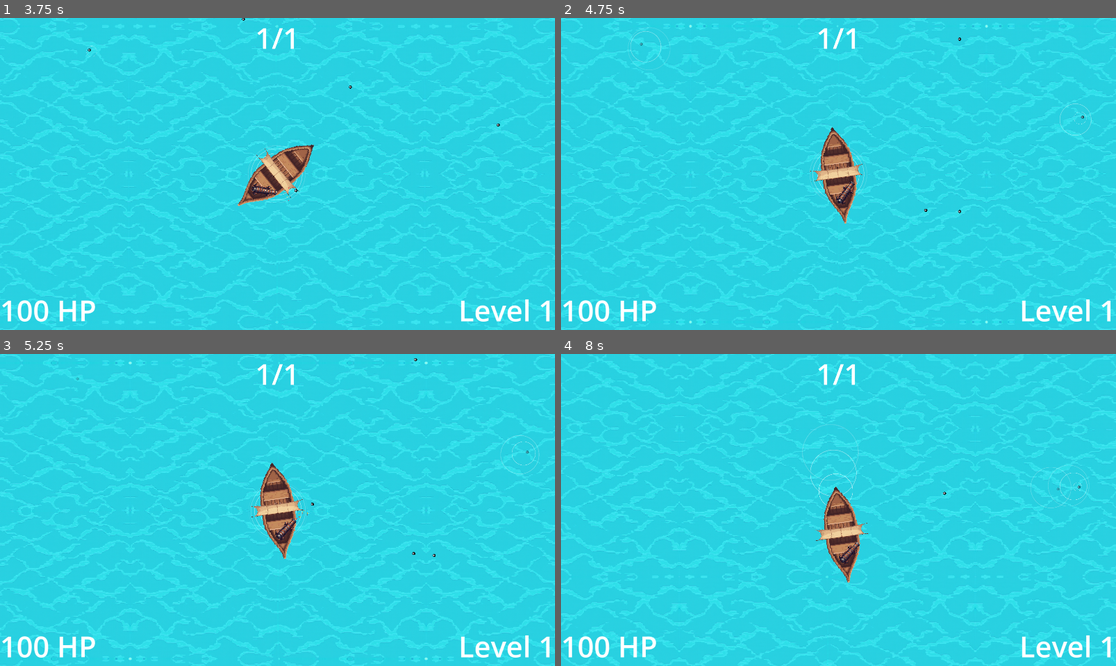
Above: before the commit, frames 1-4 (two rows, left to right).
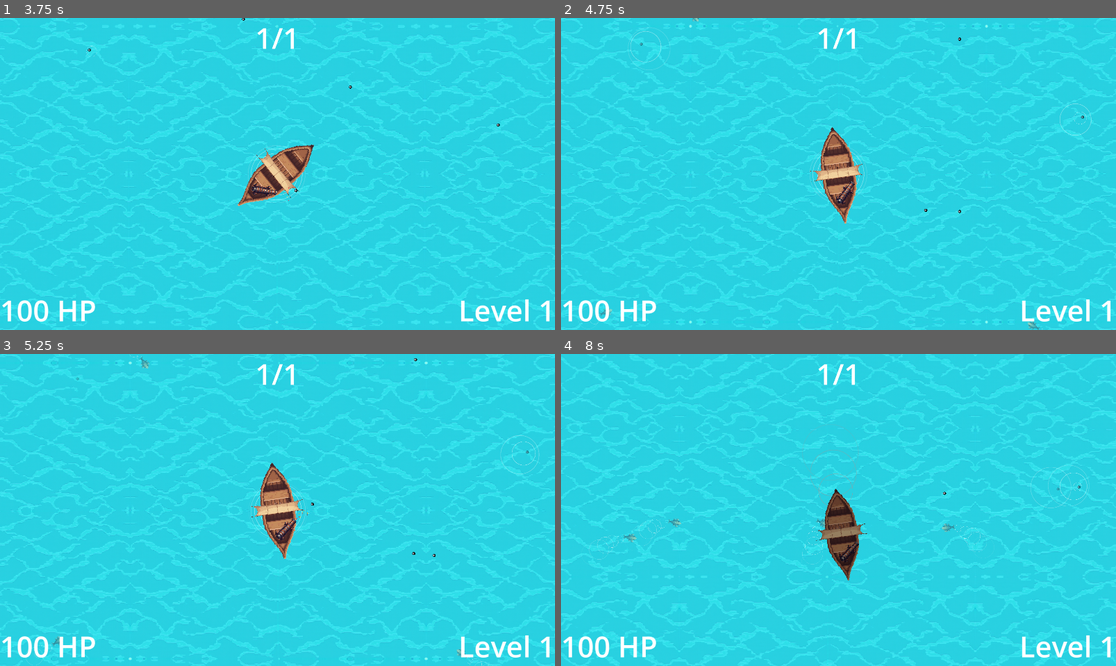
Above: after the commit, the same moments.

Repository: HephaistosForge/OceanDreamer
Game: Godot game, scene res://levels/main.tscn
Two runs of this game, one before a commit and one after it. Both use one fixed random seed, a clock stepped at 60 frames per second and the inputs below. Sound files missing from this copy of the repository are replaced by a short silence.
Inputs (mouse positions are in pixels of both pictures, inside the frame that each line leads up to):
- Up to frame 1 (3.75 s): move the mouse to (399, 158) at 0.52 s; hold D (turn_right) 0.53-1.25 s; hold Space (shoot) 0.53-1.25 s; click (399, 158) at 0.67 s; drag from (166, 189) to (210, 120) at 1.27 s; move the mouse to (333, 105) at 2.02 s; hold D (turn_right) 2.03-2.75 s; hold Space (shoot) 2.03-2.75 s; drag from (249, 236) to (449, 139) at 2.77 s; move the mouse to (444, 220) at 3.52 s; hold A (turn_left) from 3.53 s (still down); hold Space (shoot) from 3.53 s (still down)
- Up to frame 2 (4.75 s): release A (turn_left) at 4.25 s; release Space (shoot) at 4.25 s; drag from (672, 127) to (938, 58) at 4.27 s
- Up to frame 3 (5.25 s): move the mouse to (305, 510) at 5.02 s; hold S (backward) from 5.03 s (still down); hold Space (shoot) from 5.03 s (still down); click (305, 510) at 5.17 s
- Up to frame 4 (8 s): release S (backward) at 5.75 s; release Space (shoot) at 5.75 s; drag from (755, 432) to (1021, 569) at 5.77 s; move the mouse to (960, 494) at 6.52 s; hold W (forward) 6.53-7.25 s; hold Space (shoot) 6.53-7.25 s; drag from (727, 525) to (993, 397) at 7.27 s

Frame 1 is identical in both runs. In frame 2, less than 0.1% of the frame differs, in the area x 4-87%, y 0-100%; in frame 3, 0.1%; in frame 4, 1.5%, in the area x 5-77%, y 30-74%.
Error before the commit: Invalid call. Nonexistent function 'instantiate' in base 'Nil'. (res://entities/enemies/spawner.gd:27)

Commit message:
add waves and wave spawner

Diff:
--- a/entities/enemies/boss/boss.tscn
+++ b/entities/enemies/boss/boss.tscn
@@ -2,7 +2,7 @@
 
 [ext_resource type="PackedScene" uid="uid://tjhu343tjkvw" path="res://entities/enemies/monster.tscn" id="1_2rhcy"]
 [ext_resource type="Texture2D" uid="uid://4by14as6nrop" path="res://entities/enemies/boss/boss.png" id="2_qffa2"]
-[ext_resource type="PackedScene" uid="uid://c4x06yi0ho4mc" path="res://entities/enemies/spawner.tscn" id="3_5gmoh"]
+[ext_resource type="PackedScene" uid="uid://c4x06yi0ho4mc" path="res://entities/enemies/waves/spawner.tscn" id="3_5gmoh"]
 [ext_resource type="PackedScene" uid="uid://pnved6uqqkab" path="res://entities/enemies/small/small.tscn" id="4_i7gy8"]
 
 [node name="Monster" instance=ExtResource("1_2rhcy")]
--- a/entities/enemies/wave.gd
+++ /dev/null
@@ -1,12 +0,0 @@
-extends Node
-
-class_name Wave
-
-func _init(batches: Array[Batch]):
-	self.batches = batches
-
-func create_enemies():
-	var enemies = []
-	for batch in self.batches:
-		enemies.append_array(batch.possibly_create_batch())
-	return enemies
--- a/entities/enemies/batch.gd
+++ b/entities/enemies/waves/batch.gd
@@ -3,6 +3,11 @@
 class_name Batch
 
 var remaining = 0
+
+var scene
+var batch
+var chance
+var max_count
 
 func _init(scene: PackedScene, batch: int, chance: float, max_count: int):
 	self.scene = scene
--- a/entities/enemies/spawner.tscn
+++ b/entities/enemies/waves/spawner.tscn
@@ -1,6 +1,6 @@
 [gd_scene load_steps=2 format=3 uid="uid://c4x06yi0ho4mc"]
 
-[ext_resource type="Script" path="res://entities/enemies/spawner.gd" id="1_ic738"]
+[ext_resource type="Script" path="res://entities/enemies/waves/spawner.gd" id="1_ic738"]
 
 [node name="Spawner" type="Node2D"]
 script = ExtResource("1_ic738")
--- /dev/null
+++ b/entities/enemies/waves/wave.gd
@@ -0,0 +1,26 @@
+extends Node
+
+class_name Wave
+
+
+var batches = null
+var delay: float
+var distance: float
+
+
+func _init(batches: Array[Batch], delay: float, distance: float):
+	self.batches = batches
+	self.delay = delay
+	self.distance = distance
+
+func exhausted():
+	for batch in self.batches:
+		if batch.remaining > 0:
+			return false
+	return true
+
+func create_enemies():
+	var enemies = []
+	for batch in self.batches:
+		enemies.append_array(batch.possibly_create_batch())
+	return enemies
--- /dev/null
+++ b/entities/enemies/waves/wave_manager.gd
@@ -0,0 +1,33 @@
+extends Node2D
+
+var small = preload("res://entities/enemies/small/small.tscn")
+var medium = preload("res://entities/enemies/medium/medium.tscn")
+var large = preload("res://entities/enemies/large/large.tscn")
+var boss = preload("res://entities/enemies/boss/boss.tscn")
+
+const WAVE_SPAWNER = preload("res://entities/enemies/waves/wave_spawner.tscn")
+
+var waves = [
+	Wave.new([Batch.new(small, 1, 1, 6)], 1, 2000),
+	Wave.new([Batch.new(small, 1, 0.5, 50), Batch.new(medium, 1, 0.3, 30)], 3, 2000),
+	Wave.new([
+		Batch.new(small, 3, 0.5, 30),
+		Batch.new(medium, 1, 0.3, 30),
+		Batch.new(large, 1, 0.2, 10),
+	], 4, 2000),
+	Wave.new([Batch.new(small, 1, 1, 100)], 0.01, 3000),
+]
+
+@onready var ship = get_tree().get_first_node_in_group("ship")
+@onready var level_manager = get_tree().get_first_node_in_group("level_manager")
+
+func _ready():
+	level_manager.to_next_level.connect(_on_next_level)
+	_on_next_level(1, null)
+
+
+func _on_next_level(level: int, _upgrade):
+	if ship:
+		var spawner = WAVE_SPAWNER.instantiate()
+		spawner.wave = waves[min(level-1, len(waves)-1)]
+		ship.add_child(spawner)
--- /dev/null
+++ b/entities/enemies/waves/wave_manager.tscn
@@ -0,0 +1,6 @@
+[gd_scene load_steps=2 format=3 uid="uid://w38wwvdgg6dl"]
+
+[ext_resource type="Script" path="res://entities/enemies/waves/wave_manager.gd" id="1_fqeke"]
+
+[node name="WaveManager" type="Node2D"]
+script = ExtResource("1_fqeke")
--- /dev/null
+++ b/entities/enemies/waves/wave_spawner.gd
@@ -0,0 +1,24 @@
+extends Node2D
+
+var wave: Wave
+
+func _ready():
+	$Timer.wait_time = wave.delay
+	$Timer.timeout.connect(_spawn_enemy)
+	var level_manager = get_tree().get_first_node_in_group("level_manager")
+	level_manager.to_upgrade_screen.connect(func(_a): queue_free())
+
+
+func _spawn_enemy():
+	if wave == null or wave.exhausted():
+		queue_free()
+	var angle = randf_range(0, TAU)
+
+	for monster in wave.create_enemies():
+		get_tree().root.add_child(monster)
+		monster.global_position = global_position + Vector2(cos(angle), sin(angle)) * wave.distance
+		monster.global_rotation = randf_range(0, TAU)
+
+		var level_manager = get_tree().get_first_node_in_group("level_manager")
+		if level_manager:
+			monster.death.connect(level_manager._on_monster_death)
--- /dev/null
+++ b/entities/enemies/waves/wave_spawner.tscn
@@ -0,0 +1,9 @@
+[gd_scene load_steps=2 format=3 uid="uid://bn6a0ojedm2kk"]
+
+[ext_resource type="Script" path="res://entities/enemies/waves/wave_spawner.gd" id="1_81xmb"]
+
+[node name="WaveSpawner" type="Node2D"]
+script = ExtResource("1_81xmb")
+
+[node name="Timer" type="Timer" parent="."]
+autostart = true
--- a/levels/main.tscn
+++ b/levels/main.tscn
@@ -1,17 +1,15 @@
 [gd_scene load_steps=7 format=3 uid="uid://ckt0uyxiiar40"]
 
 [ext_resource type="PackedScene" uid="uid://c7tm36f80vf4x" path="res://entities/ship/ship.tscn" id="1_2dg1b"]
-[ext_resource type="PackedScene" uid="uid://c4x06yi0ho4mc" path="res://entities/enemies/spawner.tscn" id="2_1dc6g"]
 [ext_resource type="PackedScene" uid="uid://brm5t5bdf23on" path="res://world/water.tscn" id="2_jjhdk"]
 [ext_resource type="PackedScene" uid="uid://bohyqueorty2n" path="res://ui_scenes/ingame_ui/overlay.tscn" id="4_u5id0"]
 [ext_resource type="PackedScene" uid="uid://bq8g3tuejsrif" path="res://upgrades/level_manager.tscn" id="5_6sywq"]
+[ext_resource type="PackedScene" uid="uid://w38wwvdgg6dl" path="res://entities/enemies/waves/wave_manager.tscn" id="6_d2ymk"]
 [ext_resource type="PackedScene" uid="uid://bwsy0xbgtawwj" path="res://world/reality_manager.tscn" id="6_jv1ly"]
 
 [node name="Main" type="Node2D"]
 
 [node name="Ship" parent="." instance=ExtResource("1_2dg1b")]
-
-[node name="Spawner" parent="Ship" instance=ExtResource("2_1dc6g")]
 
 [node name="Water" parent="." instance=ExtResource("2_jjhdk")]
 
@@ -21,6 +19,8 @@
 
 [node name="RealityManager" parent="." instance=ExtResource("6_jv1ly")]
 
+[node name="WaveManager" parent="." instance=ExtResource("6_d2ymk")]
+
 [connection signal="remaining_progress" from="LevelManager" to="UIOverlay" method="_on_level_manager_remaining_progress"]
 [connection signal="to_next_level" from="LevelManager" to="RealityManager" method="_on_level_manager_to_next_level"]
 [connection signal="to_upgrade_screen" from="LevelManager" to="UIOverlay" method="_on_level_manager_to_upgrade_screen"]
Renamed: entities/enemies/spawner.gd -> entities/enemies/waves/spawner.gd
Not shown: 1 places in entities/weapons/cannon.tscn that only renumber resources
